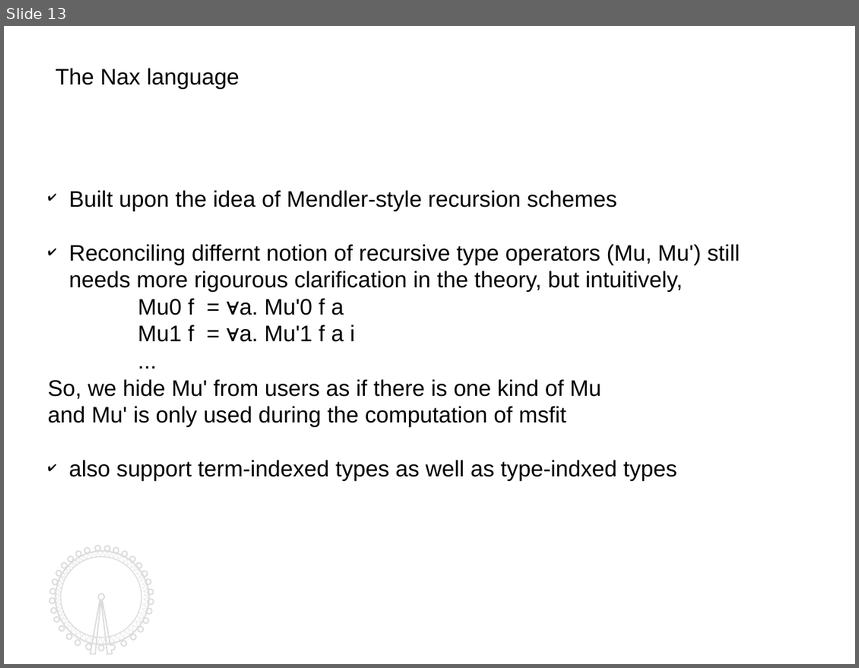
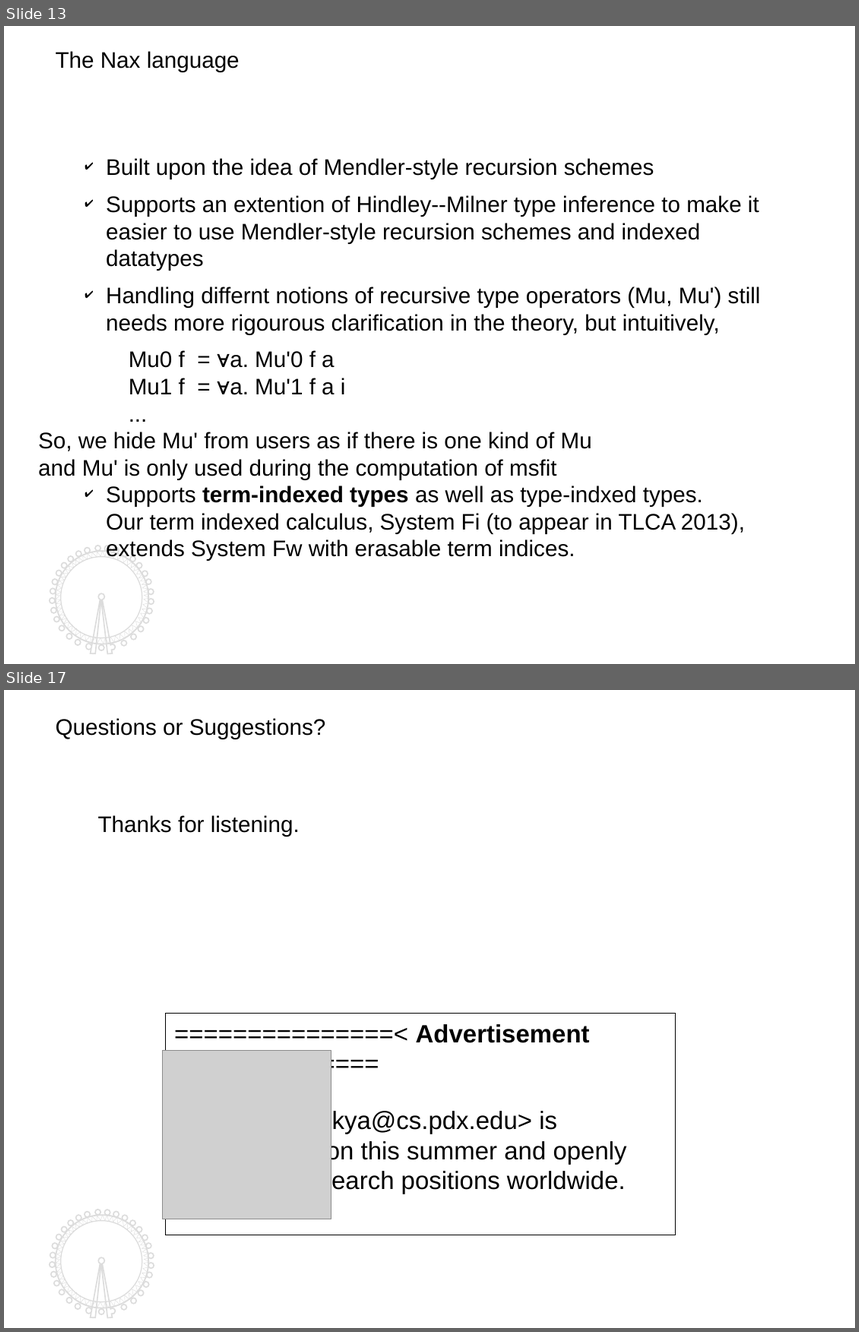
Before and after one commit to kyagrd/nax, a slide deck: trunk/draft/TYPES13/ppt/myslide.odp. Shown one above the other, each under a label of ours: slide 13 before the commit, slides 13 and 17 after it; the slides between them are not shown. The pictures are 859x668 and 859x1332 pixels, drawn with LibreOffice and Linux fonts; fonts in the diff are those of the drawing; grey boxes stand for pictures. Boxes give left, top, right and bottom in pixels: in the first picture for what was removed or moved away, otherwise in the second. Text is boxed around its words. In the diff, an @@ line names an element or a change of style, - is before the commit and + after.

```diff
--- a/trunk/draft/TYPES13/ppt/myslide.odp
+++ b/trunk/draft/TYPES13/ppt/myslide.odp
@@ slide 17 added at box(4, 690, 855, 1328), background #FFFFFF; not listed: 4 template elements that a slide beside it also shows @@
@@ text added at box(56, 718, 326, 739), 18 pt, text #000000 @@
+Questions or Suggestions?
@@ text added at box(98, 815, 300, 837), 18 pt, text #000000 @@
+Thanks for listening.
@@ rectangle added at box(165, 1014, 676, 1236), outline #000000 0 pt, 20 pt, text #000000 @@
+===============< Advertisement >=============
+Ki Yung Ahn <kya@cs.pdx.edu> is graduating soon this summer and openly looking for research positions worldwide.
@@ picture added at box(163, 1051, 332, 1219) @@
@@ slide 13 changed as well @@
@@ text "The Nax language": place and size @@
-text "The Nax language" at box(56, 68, 240, 89)
+text "The Nax language" at box(56, 51, 240, 72)
@@ text "Built upon the idea of ...": place and size @@
-text "Built upon the idea of ..." at box(48, 190, 740, 481)
+text "Built upon the idea of ..." at box(38, 158, 761, 561)
@@ text at box(106, 158, 655, 180): indent changed; more space between paragraphs @@
@@ text at box(106, 195, 761, 335): text changed @@
-✔ Reconciling differnt notion of recursive type operators (Mu, Mu') still needs more rigourous clarification in the theory, but intuitively,
+✔ Supports an extention of Hindley--Milner type inference to make it easier to use Mendler-style recursion schemes and indexed datatypes
+✔ Handling differnt notions of recursive type operators (Mu, Mu') still needs more rigourous clarification in the theory, but intuitively,
@@ text at box(106, 486, 745, 561): text changed @@
-✔ also support term-indexed types as well as type-indxed types
+✔ Supports term-indexed types as well as type-indxed types.
+  Our term indexed calculus, System Fi (to appear in TLCA 2013), extends System Fw with erasable term indices.
@@ outline redrawn in 3 elements at box(56, 552, 149, 645), box(49, 547, 154, 655), box(56, 552, 148, 645) @@
```
Also in this commit, not shown: 12 other slides changed, 3 other slides added, 2 slides removed, 2 other files.
